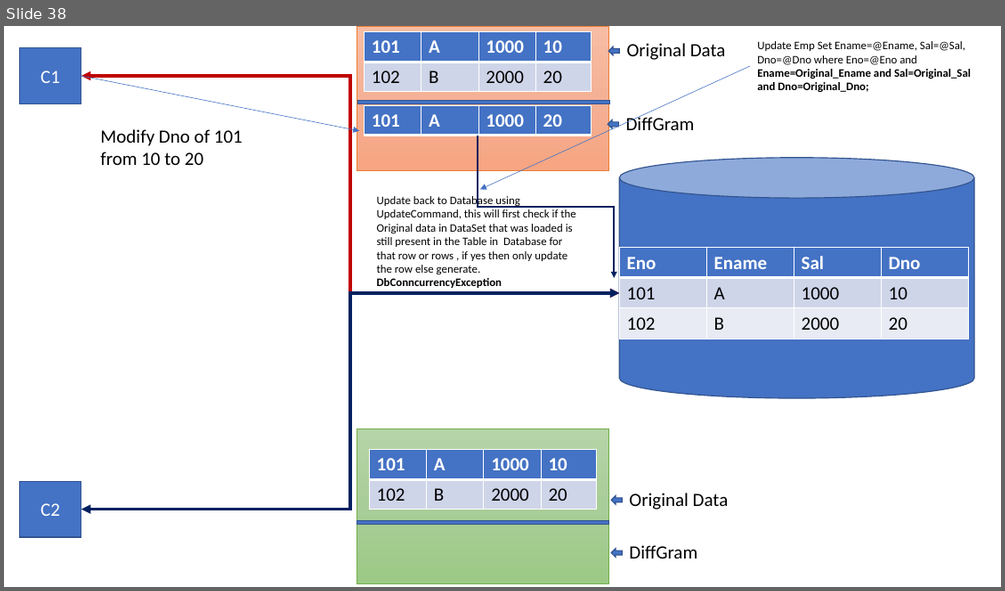
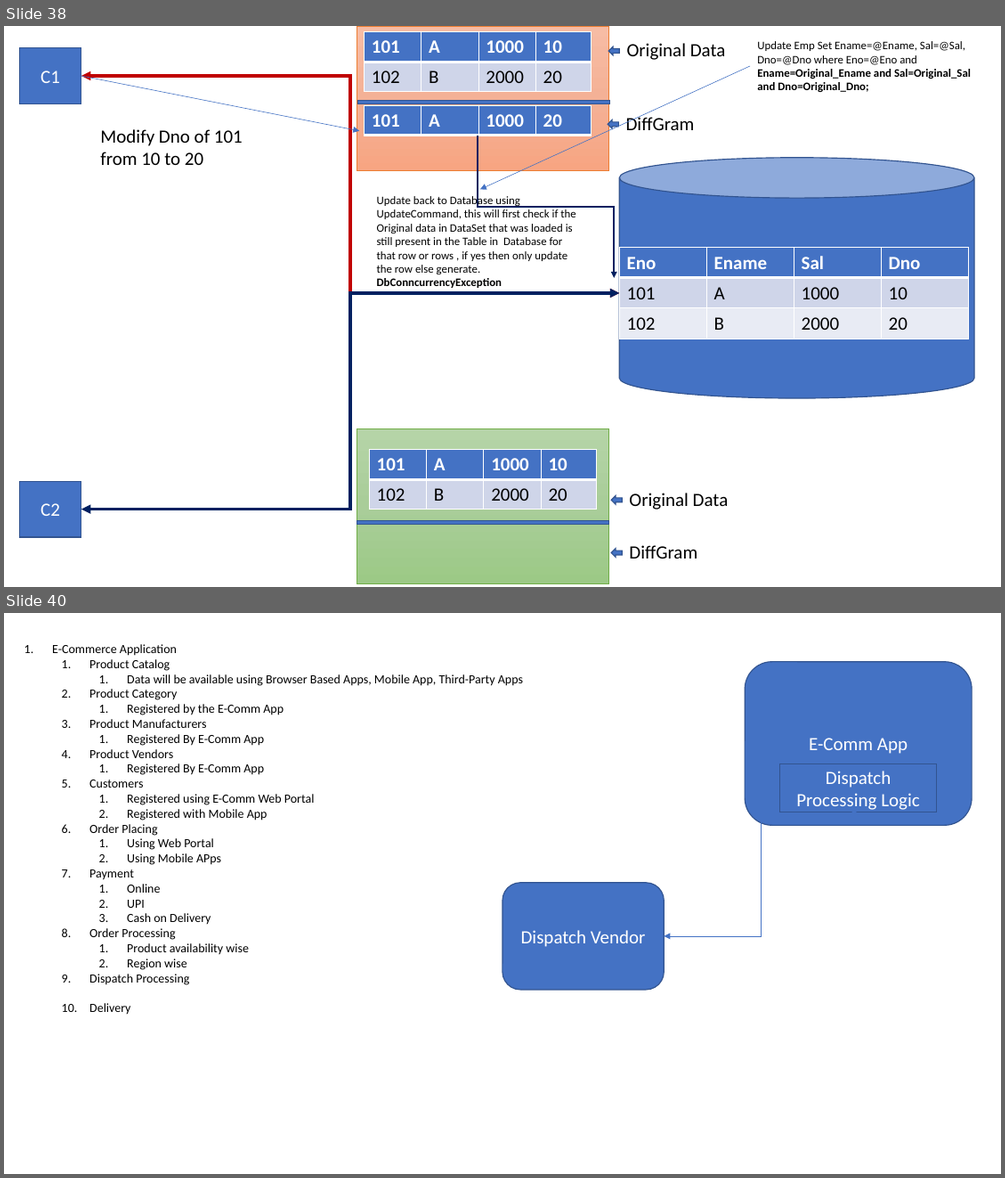
Before and after one commit to maheshsabnis/mbaspnetcore, a slide deck: mbaspnetcore6/MB_Training_Images.pptx. Shown one above the other, each under a label of ours: slide 38 before the commit, slides 38 and 40 after it; the slides between them are not shown. The pictures are 1005x591 and 1005x1178 pixels, drawn with LibreOffice and Linux fonts; fonts in the diff are those of the drawing. Boxes give left, top, right and bottom in pixels: in the first picture for what was removed or moved away, otherwise in the second. Text is boxed around its words. In the diff, an @@ line names an element or a change of style, - is before the commit and + after.

```diff
--- a/mbaspnetcore6/MB_Training_Images.pptx
+++ b/mbaspnetcore6/MB_Training_Images.pptx
@@ slide 40 added at (4, 613, 1001, 1174), background #FFFFFF @@
@@ text added at (52, 644, 523, 1014), 12 pt, text #000000 @@
+1. E-Commerce Application
+  1. Product Catalog
+    1. Data will be available using Browser Based Apps, Mobile App, Third-Party Apps
+  2. Product Category
+    1. Registered by the E-Comm App
+  3. Product Manufacturers
+    1. Registered By E-Comm App
+  4. Product Vendors
+    1. Registered By E-Comm App
+  5. Customers
+    1. Registered using E-Comm Web Portal
+    2. Registered with Mobile App
+  6. Order Placing
+    1. Using Web Portal
+    2. Using Mobile APps
+  7. Payment
+    1. Online
+    2. UPI
+    3. Cash on Delivery
+  8. Order Processing
+    1. Product availability wise
+    2. Region wise
+  9. Dispatch Processing
+  10. Delivery
@@ rounded rectangle added at (745, 662, 971, 826), fill #4472C4, outline #325491 1 pt, 18 pt, text #FFFFFF @@
+E-Comm App
@@ rectangle added at (780, 764, 937, 811), fill #4472C4, outline #325491 1 pt, 18 pt, text #FFFFFF @@
+Dispatch Processing Logic
@@ elbow double arrow added from (858, 812) to (664, 936), #4472C4 0.5 pt @@
@@ rounded rectangle added at (502, 882, 664, 989), fill #4472C4, outline #325491 1 pt, 18 pt, text #FFFFFF @@
+Dispatch Vendor
```
Also in this commit, not shown: 1 slide changed, 4 other slides added, 2 other files.
